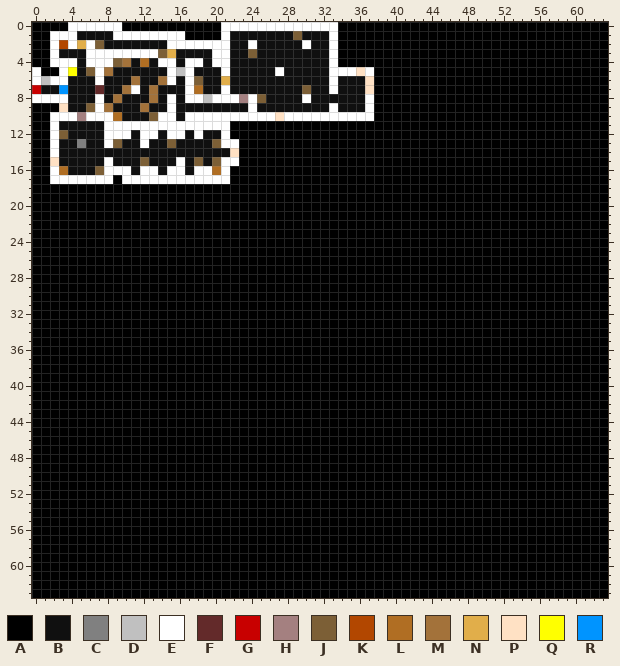
Edited in one commit: pixel-art sprite (res/levels/barracks.png). The picture above is the old version.
The file is 64x64 pixels.
Palette (. is transparent): A #000000  B #101010  C #808080  D #c0c0c0  E #ffffff  F #632a2a  G #c80000  H #a48080  J #7c5f36  K #b24700  L #b06e23  M #a3723a  N #e1ae4a  P #ffe1c4  Q #ffff00  R #0094ff
Pixels before (only the part around the change), first column x 2:
 0 AAEEEEEEAAAAAAAA
 1 EEEBBBBEEEEEEEEA
 2 EKENEJBBBBBBBEEE
 3 EBBBEEEEEEEEJNBB
 4 EEEBEEEJMBLBEEBE
 5 AEQBJEMBBBBBBEDE
 6 EEBBBEBBBMBBMEBE
 7 BRBBBFBBMEBMBBBE
 8 EEBBBEBMBBBMBEBE
 9 APBBJEMBBBMBBEBB
10 EEEHEEELBBBJEEBE
11 EBBBBBEEEEEEEEEE
12 EJBBBBEEEBEEBEEB
13 EBBCBBEJBBEBBJBB
14 EBBBBBBBBBBBBBBB
15 PBBBBBEBBBJBBBEB
16 ELBBBJEEEBEEBEEB
17 EEEEEEEAEEEEEEEE
18 AAAAAAAAAAAAAAAA
19 AAAAAAAAAAAAAAAA
20 AAAAAAAAAAAAAAAA
21 AAAAAAAAAAAAAAAA
22 AAAAAAAAAAAAAAAA
23 AAAAAAAAAAAAAAAA
The result:
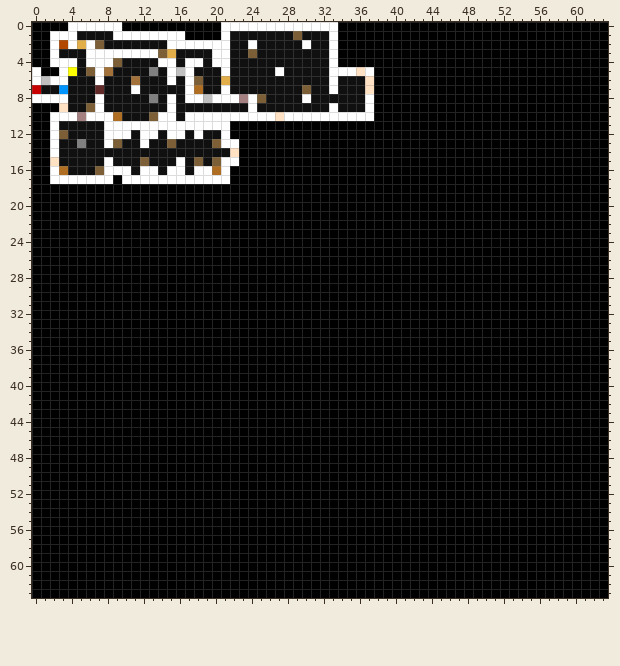
Change:
Changed rows in their new state; - is an unchanged pixel.
first column x 8:
 4 --B-B--
 5 -----C-
 6 ------B
 7 --B--B-
 8 -B---C-
 9 B---B--
Boxes around the changes in both pictures, in picture pixels (x1, y1, x2, y2):
changed: (104, 58, 167, 112)
